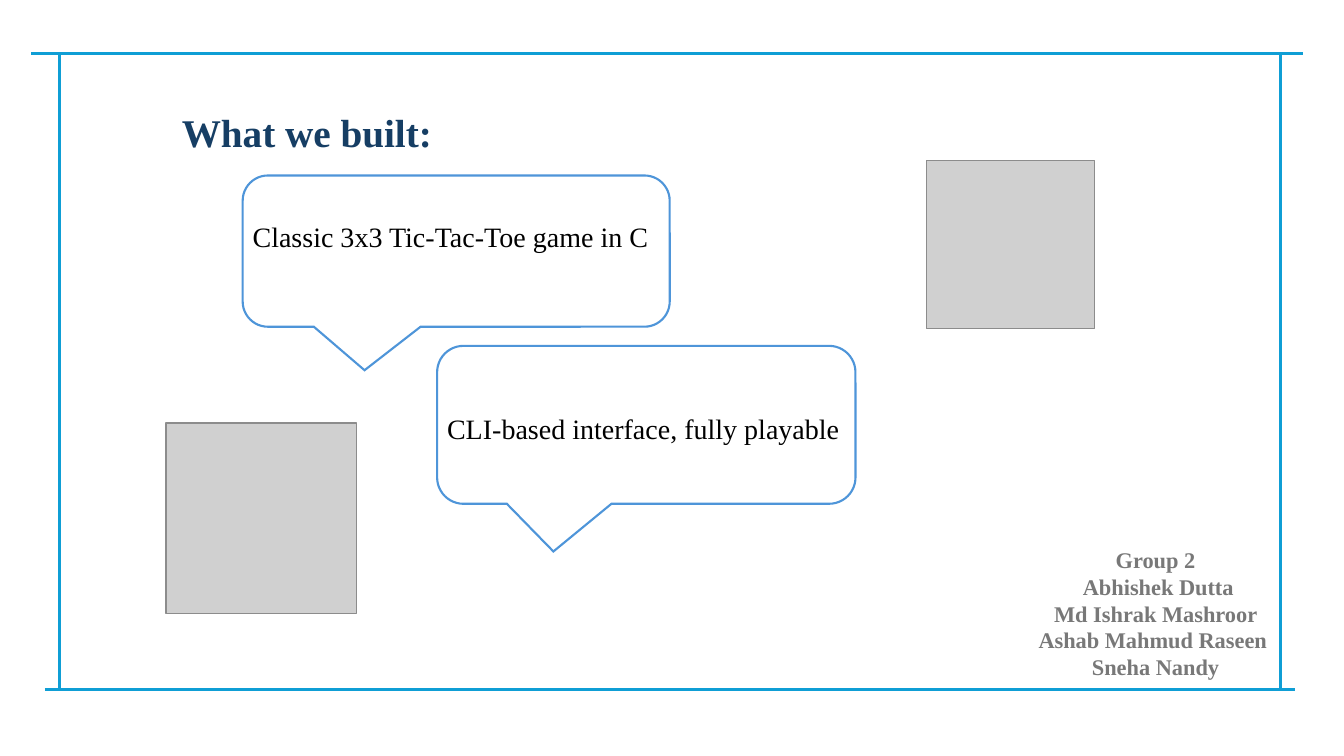
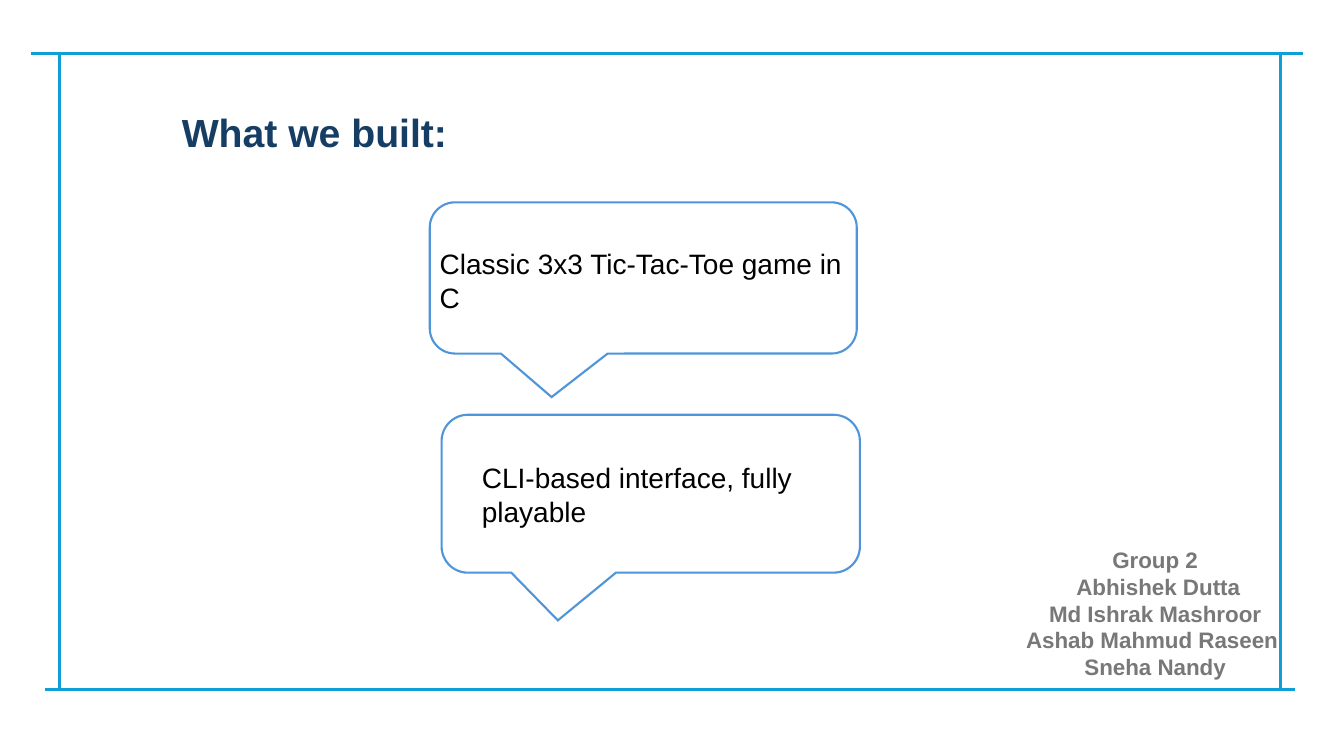
Before and after one commit to tyroruyk/tictacx, a slide deck: slide 2 of others/update_presentation.pptx. Drawn at 1344x756 pixels with LibreOffice and Linux fonts; fonts in the diff are those of the drawing; grey boxes stand for pictures. Boxes give left, top, right and bottom in pixels: in the first picture for what was removed or moved away, otherwise in the second. Text is boxed around its words. In the diff, an @@ line names an element or a change of style, - is before the commit and + after.

```diff
--- a/others/update_presentation.pptx
+++ b/others/update_presentation.pptx
@@ picture removed at (927,160,1095,329) @@
@@ rounded speech box: place and size @@
-rounded speech box at (243,175,670,327)
+rounded speech box at (430,203,857,354)
@@ font Times New Roman to Arial in 4 elements at (1026,552,1277,680), (182,118,447,148), (482,467,792,527), (440,253,842,309) @@
@@ text "Classic 3x3 Tic-Tac-Toe game in ...": place and size @@
-text "Classic 3x3 Tic-Tac-Toe game in ..." at (253,227,648,253)
+text "Classic 3x3 Tic-Tac-Toe game in ..." at (440,253,842,309)
@@ rounded speech box: place and size @@
-rounded speech box at (438,346,856,504)
+rounded speech box at (442,414,860,573)
@@ picture removed at (166,423,357,614) @@
@@ text "CLI-based interface, fully playable": place and size @@
-text "CLI-based interface, fully playable" at (447,419,839,444)
+text "CLI-based interface, fully playable" at (482,467,792,527)
```
Also in this commit, not shown: 7 other slides changed.
